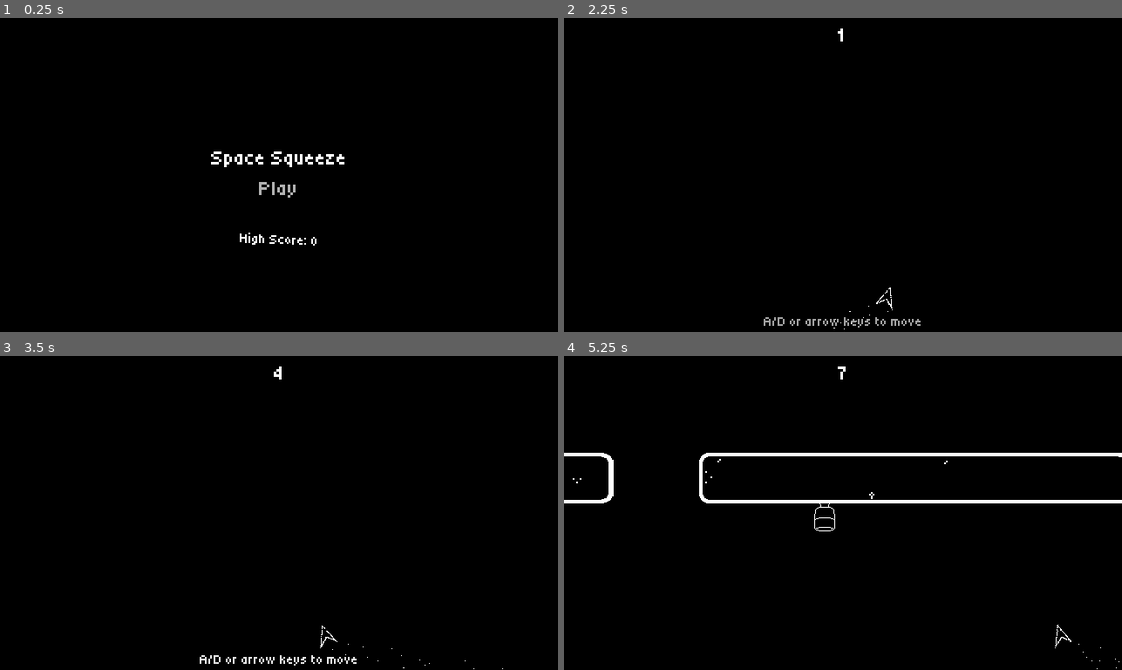
Above: before the commit, frames 1-4 (two rows, left to right).
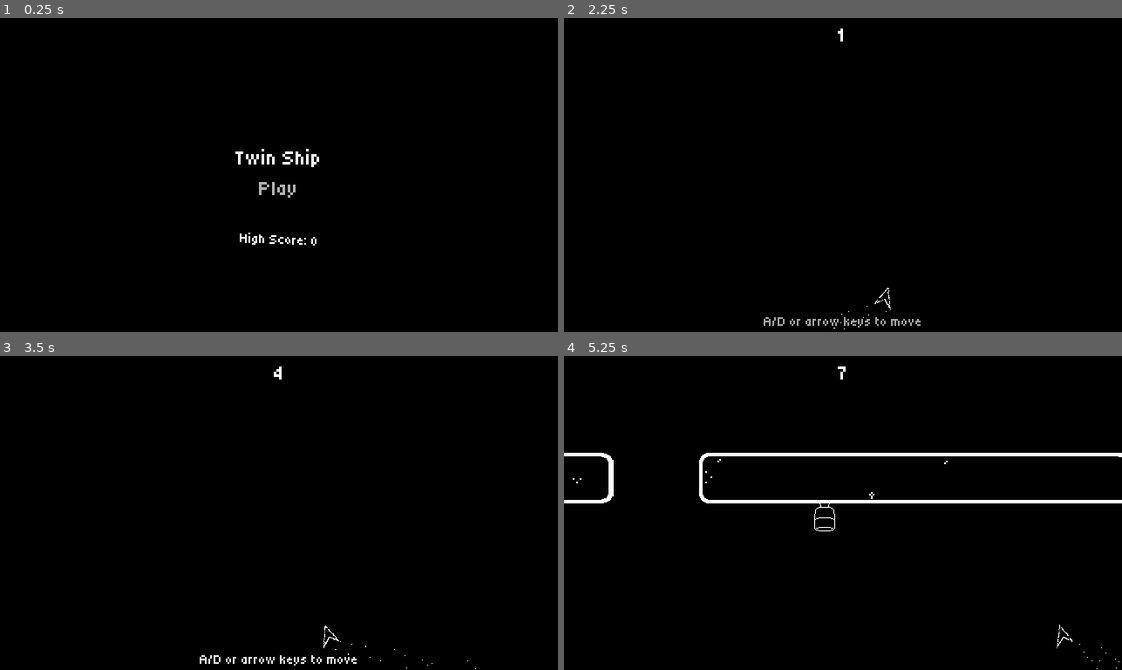
Above: after the commit, the same moments.

Repository: JAMES-535/brackeys-game-jam-2025.2
Game: Godot game, scene res://scenes/world_container.tscn
Two runs of this game, one before a commit and one after it. Both use one fixed random seed, a clock stepped at 60 frames per second and the inputs below. The engine's default icon, where the game draws it, is replaced by a stand-in: a white triangle on a blue panel in a dark square.
Inputs:
- Up to frame 1 (0.25 s): no input
- Up to frame 2 (2.25 s): click "Play" at 0.5 s; click "Play" at 1.25 s; hold D (right) from 2.03 s (still down)
- Up to frame 3 (3.5 s): release D (right) at 2.78 s; hold A (left) from 2.78 s (still down)
- Up to frame 4 (5.25 s): release A (left) at 3.53 s; hold D (right) 3.53-5.03 s; hold A (left) from 5.03 s (still down)

The runs differ from the first frame. In frame 1, 0.4% of the frame differs, in the area x 37-62%, y 41-48%; in frame 2, less than 0.1%; in frame 3, less than 0.1%; in frame 4, less than 0.1%.

Commit message:
sound effects and lerp bug fixed

Diff:
--- a/instances/cannon.tscn
+++ b/instances/cannon.tscn
@@ -1,9 +1,11 @@
-[gd_scene load_steps=10 format=3 uid="uid://kyhxfqe0ybjh"]
+[gd_scene load_steps=12 format=3 uid="uid://kyhxfqe0ybjh"]
 
 [ext_resource type="Texture2D" uid="uid://bm6t206yx6rb7" path="res://sprites/cannon.png" id="1_07t1o"]
 [ext_resource type="Script" uid="uid://ianyuawhxcd1" path="res://scripts/gameplay/cannon_control.gd" id="1_52lu4"]
 [ext_resource type="Texture2D" uid="uid://dutcx471jw5wy" path="res://sprites/blast.png" id="2_w2bc8"]
 [ext_resource type="Script" uid="uid://boxn3mbghg7ck" path="res://scripts/gameplay/cannon_beam.gd" id="3_w2bc8"]
+[ext_resource type="AudioStream" uid="uid://cxrj2yw45ag0a" path="res://audio/sfx/cannon-powerup.wav" id="5_wxsns"]
+[ext_resource type="AudioStream" uid="uid://cdd4qhuw2ej81" path="res://audio/sfx/cannon-shoot.wav" id="6_th42t"]
 
 [sub_resource type="RectangleShape2D" id="RectangleShape2D_52lu4"]
 size = Vector2(10, 360)
@@ -88,6 +90,25 @@
 "update": 0,
 "values": [Color(1, 1, 1, 0), Color(1, 1, 1, 1), Color(1, 1, 1, 0)]
 }
+tracks/3/type = "audio"
+tracks/3/imported = false
+tracks/3/enabled = true
+tracks/3/path = NodePath("BlastSound")
+tracks/3/interp = 1
+tracks/3/loop_wrap = true
+tracks/3/keys = {
+"clips": [{
+"end_offset": 0.415992,
+"start_offset": 0.0,
+"stream": ExtResource("5_wxsns")
+}, {
+"end_offset": 0.0,
+"start_offset": 0.0,
+"stream": ExtResource("6_th42t")
+}],
+"times": PackedFloat32Array(0, 1)
+}
+tracks/3/use_blend = true
 
 [sub_resource type="AnimationLibrary" id="AnimationLibrary_th42t"]
 _data = {
@@ -143,3 +164,6 @@
 amount = 16
 lifetime = 0.2
 process_material = SubResource("ParticleProcessMaterial_g5sld")
+
+[node name="BlastSound" type="AudioStreamPlayer" parent="."]
+volume_db = -5.0
--- a/project.godot
+++ b/project.godot
@@ -10,7 +10,7 @@
 
 [application]
 
-config/name="brackeys-jam-2025"
+config/name="Twin Ship"
 run/main_scene="uid://cc0elc4ixjj8t"
 config/features=PackedStringArray("4.4", "Forward Plus")
 config/icon="res://icon.svg"
@@ -34,12 +34,16 @@
 "deadzone": 0.2,
 "events": [Object(InputEventKey,"resource_local_to_scene":false,"resource_name":"","device":-1,"window_id":0,"alt_press …(191 unchanged characters)…
 , Object(InputEventKey,"resource_local_to_scene":false,"resource_name":"","device":-1,"window_id":0,"alt_pressed":false …(186 unchanged characters)…
+, Object(InputEventJoypadMotion,"resource_local_to_scene":false,"resource_name":"","device":-1,"axis":0,"axis_value":-1.0,"script":null)
+, Object(InputEventJoypadMotion,"resource_local_to_scene":false,"resource_name":"","device":-1,"axis":3,"axis_value":-1.0,"script":null)
 ]
 }
 right={
 "deadzone": 0.2,
 "events": [Object(InputEventKey,"resource_local_to_scene":false,"resource_name":"","device":-1,"window_id":0,"alt_press …(192 unchanged characters)…
 , Object(InputEventKey,"resource_local_to_scene":false,"resource_name":"","device":-1,"window_id":0,"alt_pressed":false …(186 unchanged characters)…
+, Object(InputEventJoypadMotion,"resource_local_to_scene":false,"resource_name":"","device":-1,"axis":0,"axis_value":1.0,"script":null)
+, Object(InputEventJoypadMotion,"resource_local_to_scene":false,"resource_name":"","device":-1,"axis":3,"axis_value":1.0,"script":null)
 ]
 }
 
--- a/scenes/menu.tscn
+++ b/scenes/menu.tscn
@@ -42,7 +42,7 @@
 [node name="Title" type="Label" parent="CanvasLayer/VBoxContainer"]
 layout_mode = 2
 theme = ExtResource("2_vjb58")
-text = "Space Squeeze"
+text = "Twin Ship"
 horizontal_alignment = 1
 vertical_alignment = 1
 
--- a/scripts/audio_manager.gd
+++ b/scripts/audio_manager.gd
@@ -12,8 +12,8 @@
 
 
 func _process(delta: float) -> void:
-	pitch_scale = move_toward(pitch_scale, t_pitch_scale, delta * 2.0)
-	low_pass_filter.cutoff_hz = move_toward(low_pass_filter.cutoff_hz, t_low_pass, delta * 2.0)
+	pitch_scale = move_toward(pitch_scale, t_pitch_scale, 1 - exp(delta * -2.0))
+	low_pass_filter.cutoff_hz = move_toward(low_pass_filter.cutoff_hz, t_low_pass, 1 - exp(delta * -2.0))
 
 
 func _on_set_slow(is_slow: bool) -> void:
--- a/scripts/game_manager.gd
+++ b/scripts/game_manager.gd
@@ -22,7 +22,7 @@
 		EventBus.gameplay.show_tutorial.emit.call_deferred()
 
 func _process(delta: float) -> void:
-	Engine.time_scale = lerp(Engine.time_scale, target_time_scale, delta * time_shift_speed)
+	Engine.time_scale = lerp(Engine.time_scale, target_time_scale, 1 - exp(delta * -time_shift_speed))
 
 func _on_game_start() -> void:
 	score_timer.start(score_frequency)
--- a/scripts/gameplay/camera_control.gd
+++ b/scripts/gameplay/camera_control.gd
@@ -14,10 +14,10 @@
 	EventBus.gameplay.player_damaged.connect(_on_player_damaged)
 
 func _process(delta: float) -> void:
-	zoom = zoom.lerp(Vector2(target_zoom, target_zoom), delta * zoom_speed)
-	global_position = global_position.lerp(target_position, delta * zoom_speed)
+	zoom = zoom.lerp(Vector2(target_zoom, target_zoom), 1 - exp(delta * -zoom_speed))
+	global_position = global_position.lerp(target_position, 1 - exp(delta * -zoom_speed))
 	offset = Vector2(randf_range(-cam_shake, cam_shake), randf_range(-cam_shake, cam_shake))
-	cam_shake = move_toward(cam_shake, 0, delta * 5.0)
+	cam_shake = move_toward(cam_shake, 0, 1 - exp(delta * -5.0))
 
 func _on_set_slow(is_slow: bool) -> void:
 	if is_slow:
--- a/scripts/gameplay/cannon_control.gd
+++ b/scripts/gameplay/cannon_control.gd
@@ -1,6 +1,7 @@
 extends Node2D
 
 @onready var _anim_player: AnimationPlayer = $AnimationPlayer
+@onready var _blast_sound: AudioStreamPlayer = $BlastSound
 
 var _active: bool = false
 
@@ -8,3 +9,6 @@
 	if not _active and global_position.y > -200:
 		_active = true
 		_anim_player.play("blast")
+
+	if global_position.y > 200:
+		_blast_sound.volume_db = -80
--- a/scripts/player/movement_state.gd
+++ b/scripts/player/movement_state.gd
@@ -36,11 +36,11 @@
 	body.position.x = clampf(body.position.x, -BOUNDS, BOUNDS)
 
 	#var dir = ship.global_position.direction_to(body.global_position).normalized()
-	ship.global_position = ship.global_position.lerp(body.global_position, FOLLOW_SPEED * delta)
+	ship.global_position = ship.global_position.lerp(body.global_position, 1 - exp(-FOLLOW_SPEED * delta))
 	if BOUNDS - abs(body.global_position.x) <= 0.01:
-		ship.rotation_degrees = lerp(ship.rotation_degrees, 0.0, delta * ROTATION_SPEED)
+		ship.rotation_degrees = lerp(ship.rotation_degrees, 0.0, 1 - exp(delta * -ROTATION_SPEED))
 	else:
-		ship.rotation_degrees = lerp(ship.rotation_degrees, input * MAX_ROTATION, delta * ROTATION_SPEED)
+		ship.rotation_degrees = lerp(ship.rotation_degrees, input * MAX_ROTATION, 1 - exp(delta * -ROTATION_SPEED))
 
 func _on_area_enter(body: Node2D) -> void:
 	if body is Obstacle or body is CannonBeam:
Not shown, added: audio/sfx/cannon-powerup.wav.import
Not shown, added: audio/sfx/cannon-shoot.wav.import
Not shown, added: export_presets.cfg
Not shown, added: audio/sfx/cannon-powerup.wav
Not shown, added: audio/sfx/cannon-shoot.wav
